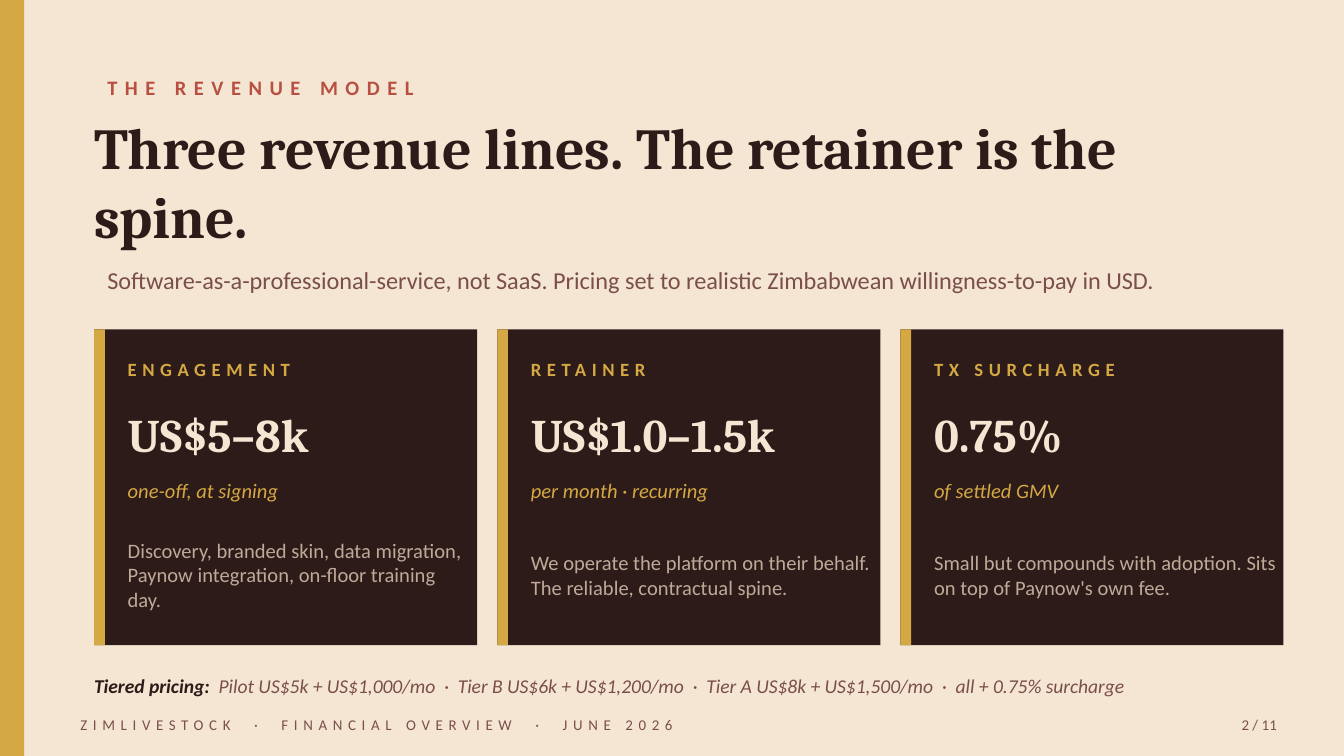
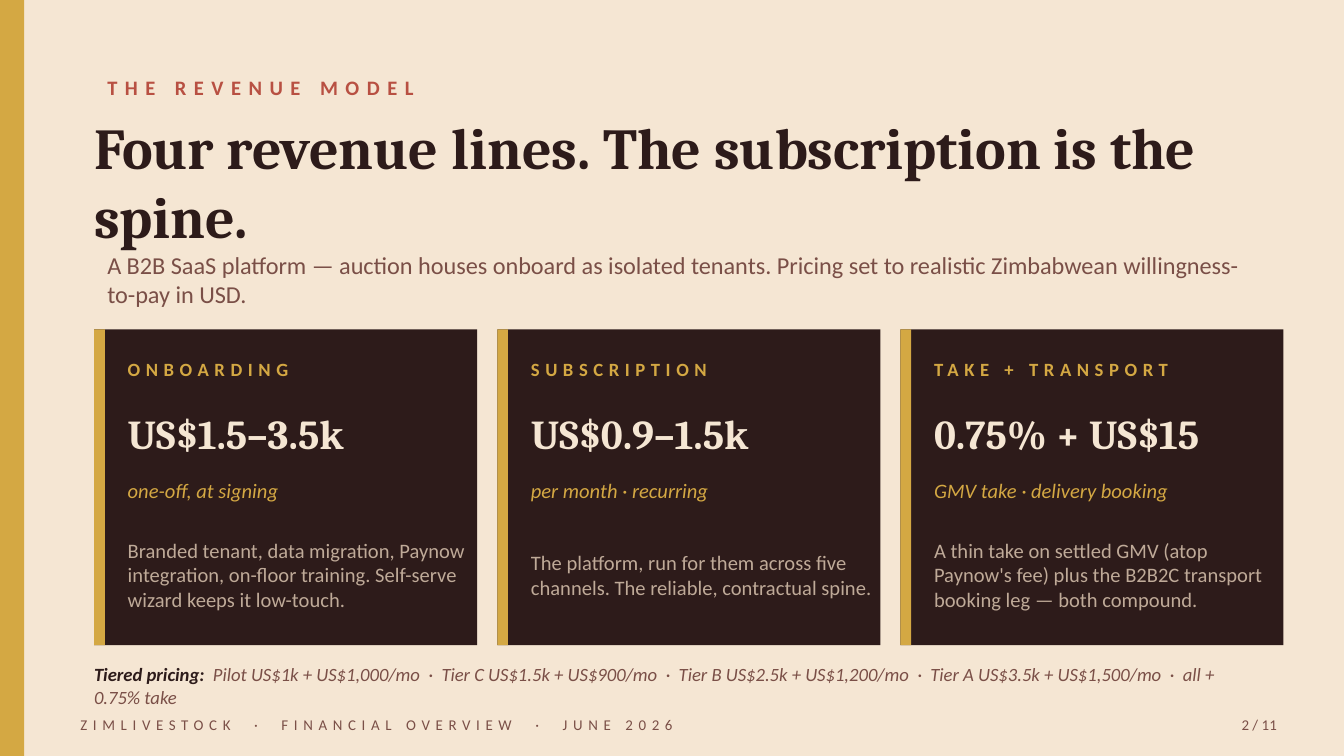
Before and after one commit to muudzo/livestockl, a slide deck: slide 2 of deliverables/business/financial-deck.pptx. Drawn at 1344x756 pixels with LibreOffice and Linux fonts; fonts in the diff are those of the drawing. Boxes give left, top, right and bottom in pixels: in the first picture for what was removed or moved away, otherwise in the second. Text is boxed around its words. In the diff, an @@ line names an element or a change of style, - is before the commit and + after.

```diff
--- a/deliverables/business/financial-deck.pptx
+++ b/deliverables/business/financial-deck.pptx
@@ text at box(94, 128, 1195, 251): text changed @@
-Three revenue lines. The retainer is the spine.
+Four revenue lines. The subscription is the spine.
@@ text at box(107, 257, 1238, 307): text changed @@
-Software-as-a-professional-service, not SaaS. Pricing set to realistic Zimbabwean willingness-to-pay in USD.
+A B2B SaaS platform — auction houses onboard as isolated tenants. Pricing set to realistic Zimbabwean willingness-to-pay in USD.
@@ text at box(128, 364, 288, 376): text changed @@
-ENGAGEMENT
+ONBOARDING
@@ text at box(531, 364, 707, 376): text changed @@
-RETAINER
+SUBSCRIPTION
@@ text at box(934, 364, 1114, 376): text changed @@
-TX SURCHARGE
+TAKE + TRANSPORT
@@ text at box(128, 418, 344, 452): text changed; size 25 to 22 pt @@
-US$5–8k
+US$1.5–3.5k
@@ text at box(531, 418, 748, 452): text changed; size 25 to 22 pt @@
-US$1.0–1.5k
+US$0.9–1.5k
@@ text at box(934, 418, 1199, 452): text changed; size 25 to 22 pt @@
-0.75%
+0.75% + US$15
@@ text at box(934, 483, 1168, 502): text changed @@
-of settled GMV
+GMV take · delivery booking
@@ text at box(128, 544, 464, 611): text changed @@
-Discovery, branded skin, data migration, Paynow integration, on-floor training day.
+Branded tenant, data migration, Paynow integration, on-floor training. Self-serve wizard keeps it low-touch.
@@ text at box(531, 556, 871, 599): text changed @@
-We operate the platform on their behalf. The reliable, contractual spine.
+The platform, run for them across five channels. The reliable, contractual spine.
@@ text at box(934, 543, 1262, 611): text changed @@
-Small but compounds with adoption. Sits on top of Paynow's own fee.
+A thin take on settled GMV (atop Paynow's fee) plus the B2B2C transport booking leg — both compound.
@@ text at box(94, 668, 1201, 704): text changed; size 10.5 to 10 pt @@
-Tiered pricing: Pilot US$5k + US$1,000/mo · Tier B US$6k + US$1,200/mo · Tier A US$8k + US$1,500/mo · all + 0.75% surcharge
+Tiered pricing: Pilot US$1k + US$1,000/mo · Tier C US$1.5k + US$900/mo · Tier B US$2.5k + US$1,200/mo · Tier A US$3.5k + US$1,500/mo · all + 0.75% take
```
Also in this commit, not shown: 9 other slides changed, 10 other files.
